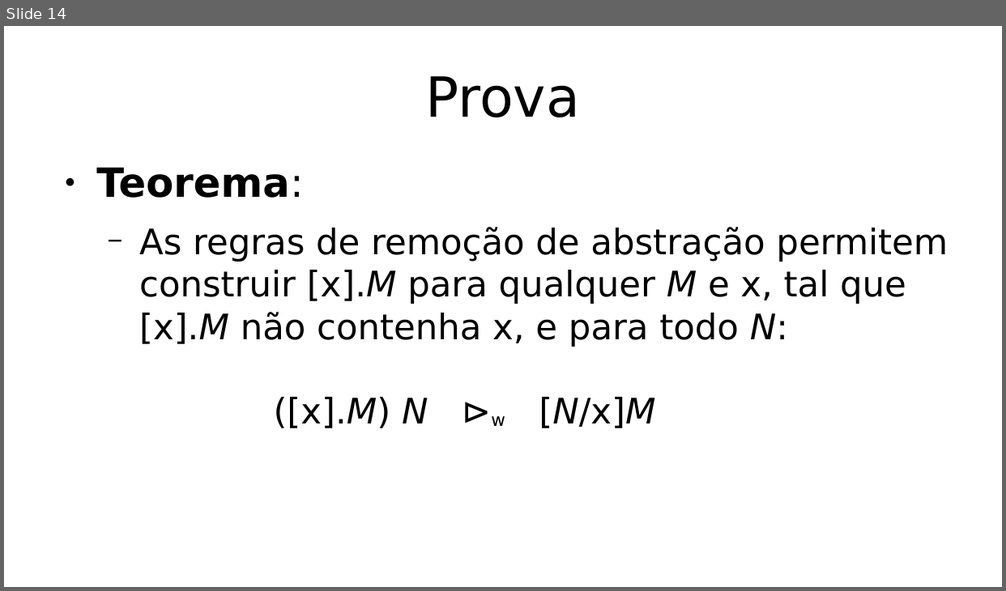
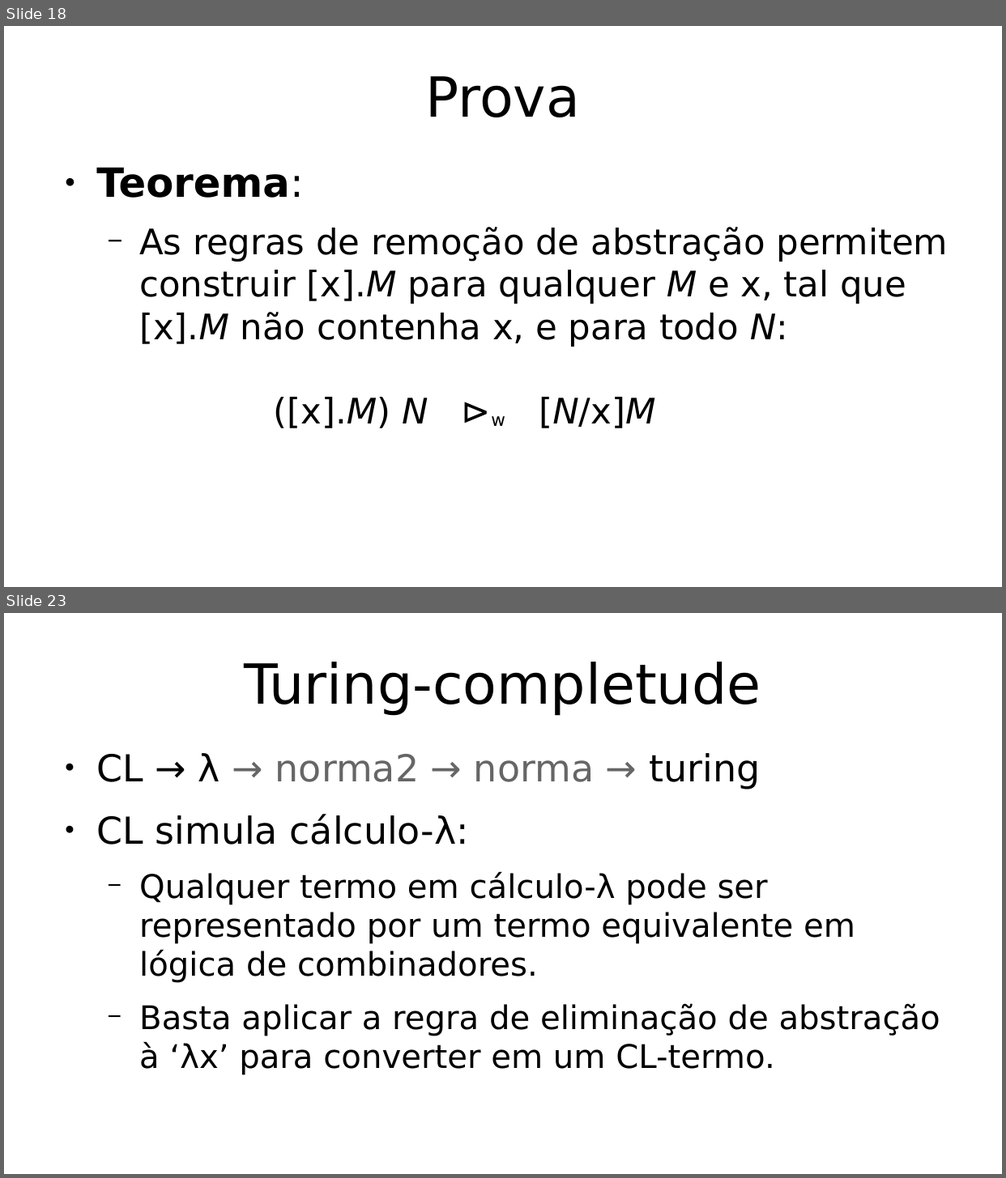
Before and after one commit to hlah/teoria_da_computacao, a slide deck: pesquisa/slides.odp. Shown one above the other, each under a label of ours: slide 14 before the commit, slides 18 and 23 after it; the slides between them are not shown. The pictures are 1006x591 and 1006x1178 pixels, drawn with LibreOffice and Linux fonts; fonts in the diff are those of the drawing. Boxes give left, top, right and bottom in pixels: in the first picture for what was removed or moved away, otherwise in the second. Text is boxed around its words. In the diff, an @@ line names an element or a change of style, - is before the commit and + after.

```diff
--- a/pesquisa/slides.odp
+++ b/pesquisa/slides.odp
@@ slide 23 added at [4, 613, 1002, 1174], background #FFFFFF @@
@@ title added at [244, 662, 761, 715], 44 pt, text #000000 @@
+Turing-completude
@@ text added at [96, 753, 940, 1076], 25.9 pt, text #000000 @@
+● CL → λ → norma2 → norma → turing
+● CL simula cálculo-λ:
+  − Qualquer termo em cálculo-λ pode ser representado por um termo equivalente em lógica de combinadores.
+  − Basta aplicar a regra de eliminação de abstração à ‘λx’ para converter em um CL-termo.
@@ what was slide 14 is now slide 18 @@
```
Also in this commit, not shown: 5 slides changed, 8 other slides added, 2 slides removed.
